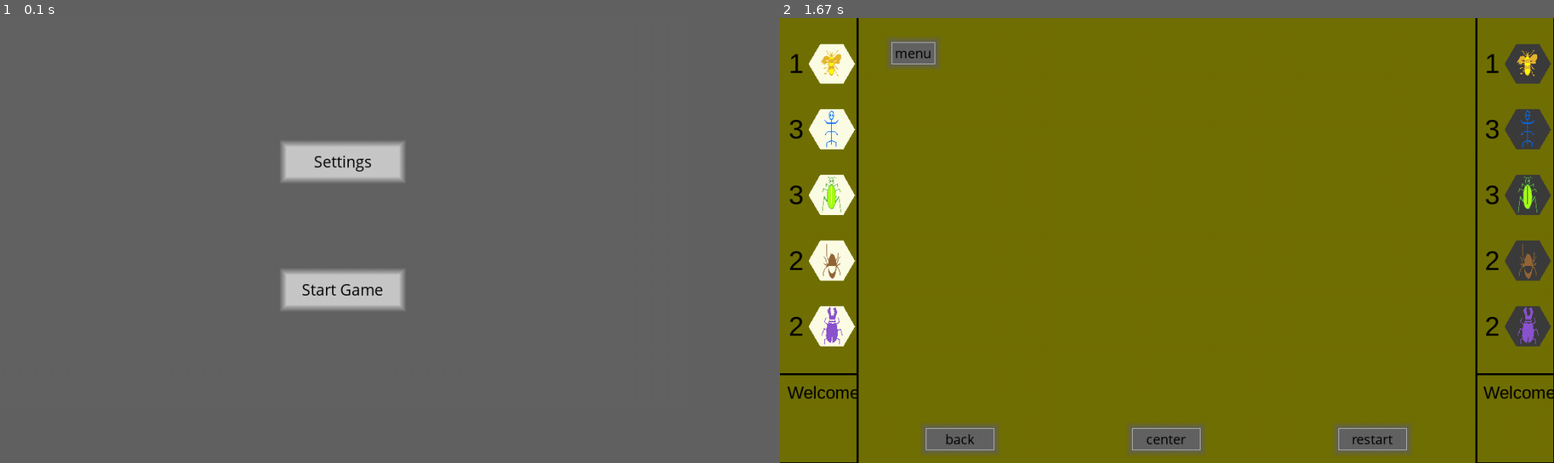
Above: before the commit, frames 1-2 (left to right).
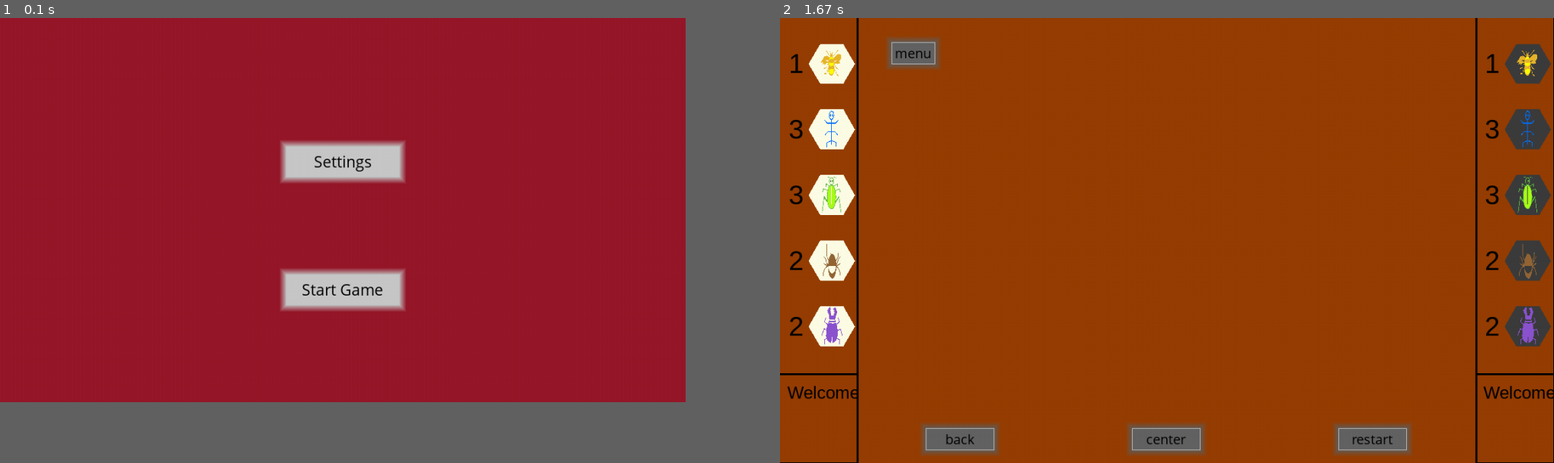
Above: after the commit, the same moments.

Repository: donnyhai/games
Game: pygame game, started from window_menu.py
Same seed, same stepped clock (60 frames per second), same inputs: the game is played once before the commit and once after it.
Inputs (mouse positions are in pixels of both pictures, inside the frame that each line leads up to):
- Up to frame 1 (0.1 s): no input
- Up to frame 2 (1.67 s): click (1120, 289) at 0.38 s; press the mouse at (958, 440) at 0.7 s; move the mouse to (927, 333) at 0.8 s; release the mouse at (888, 227) at 0.93 s; click (1375, 440) at 1.12 s

The runs differ from the first frame. In frame 1, 74% of the frame differs, in the area x 0-89%, y 0-87%; in frame 2, 93%, in the area x 0-100%, y 0-100%.

Commit message:
[T] small color change

Diff:
--- a/colors.py
+++ b/colors.py
@@ -4,12 +4,13 @@
 settings_background_color = (100,100,100)
 button_color = (200,200,200)
 
-background_board = (114, 112, 5, 255)
+background_board = (150, 63, 4, 255)
 background_side_stones = (104, 181, 49, 255)
 background_side_stones2 = (104, 0, 49)
 background_text_box = (150, 240, 55, 255)
 background_text_box2 = (0,100,10)
 background_menu = (150, 141, 226, 255)
+background_main_menu = (150, 24, 42, 255)
 
 background_color1 = (255,211,155)
 background_color2 = (10, 60, 0, 255)
--- a/window_menu.py
+++ b/window_menu.py
@@ -32,7 +32,7 @@
         pygame.display.init()
         self.display = pygame.display.set_mode(v.menu_size, 0, 32)
         pygame.display.set_caption("Spiel-Menue")
-        self.display.fill((100,100,100))
+        self.display.fill(c.background_main_menu)
 
         #create buttons and draw them
         self.buttons = self.create_buttons()
@@ -65,17 +65,16 @@
                     if self.settings["version"] == "basic":
                         self.wg = window_hvsc_basic.Window_HvsC_Basic(game)
                     elif self.settings["version"] == "extended":
-                        #wg = window_hvsc_extended.Window_HvsC_Extended(game)
+#                        self.wg = window_hvsc_extended.Window_HvsC_Extended(game)
                         pass
 
                 self.wg.on_execute()
                 self.running = False
+
+
+    def on_loop(self):
         clock.tick(v.FPS)
 
-    def on_loop(self):
-        pass
-    def on_render(self):
-        pass
     def on_cleanup(self):
         pygame.quit()
 
@@ -88,7 +87,7 @@
             for event in pygame.event.get():
                 self.on_event(event)
             self.on_loop()
-            self.on_render()
+
         self.on_cleanup()
 
     def create_buttons(self):
